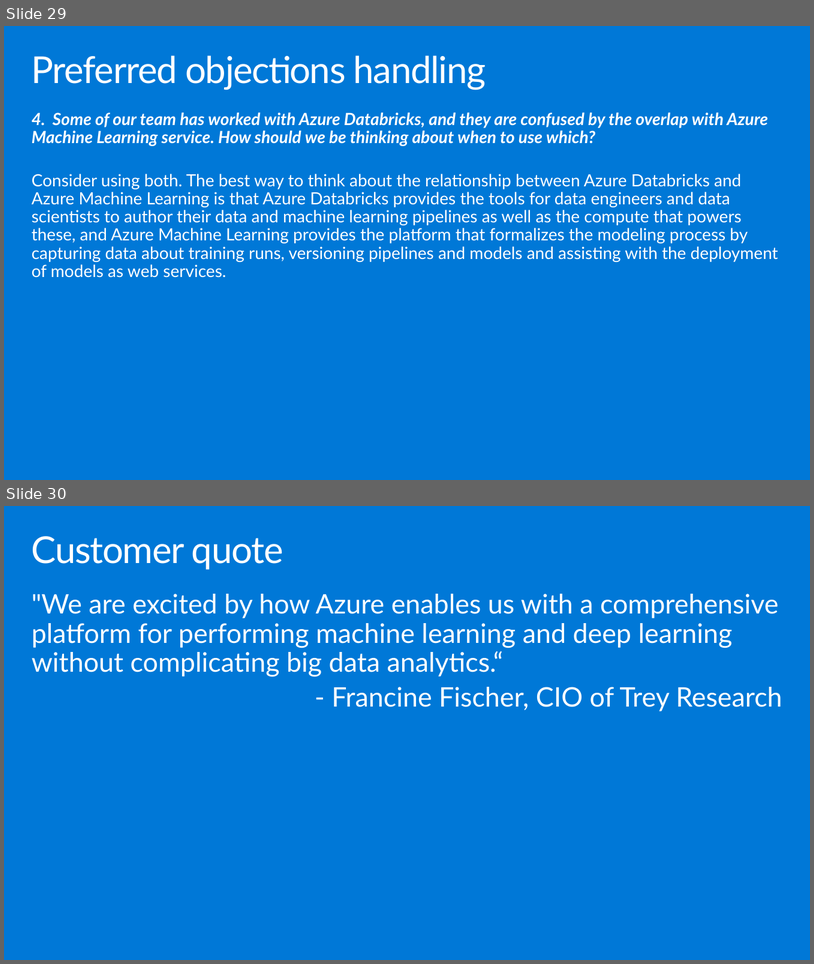
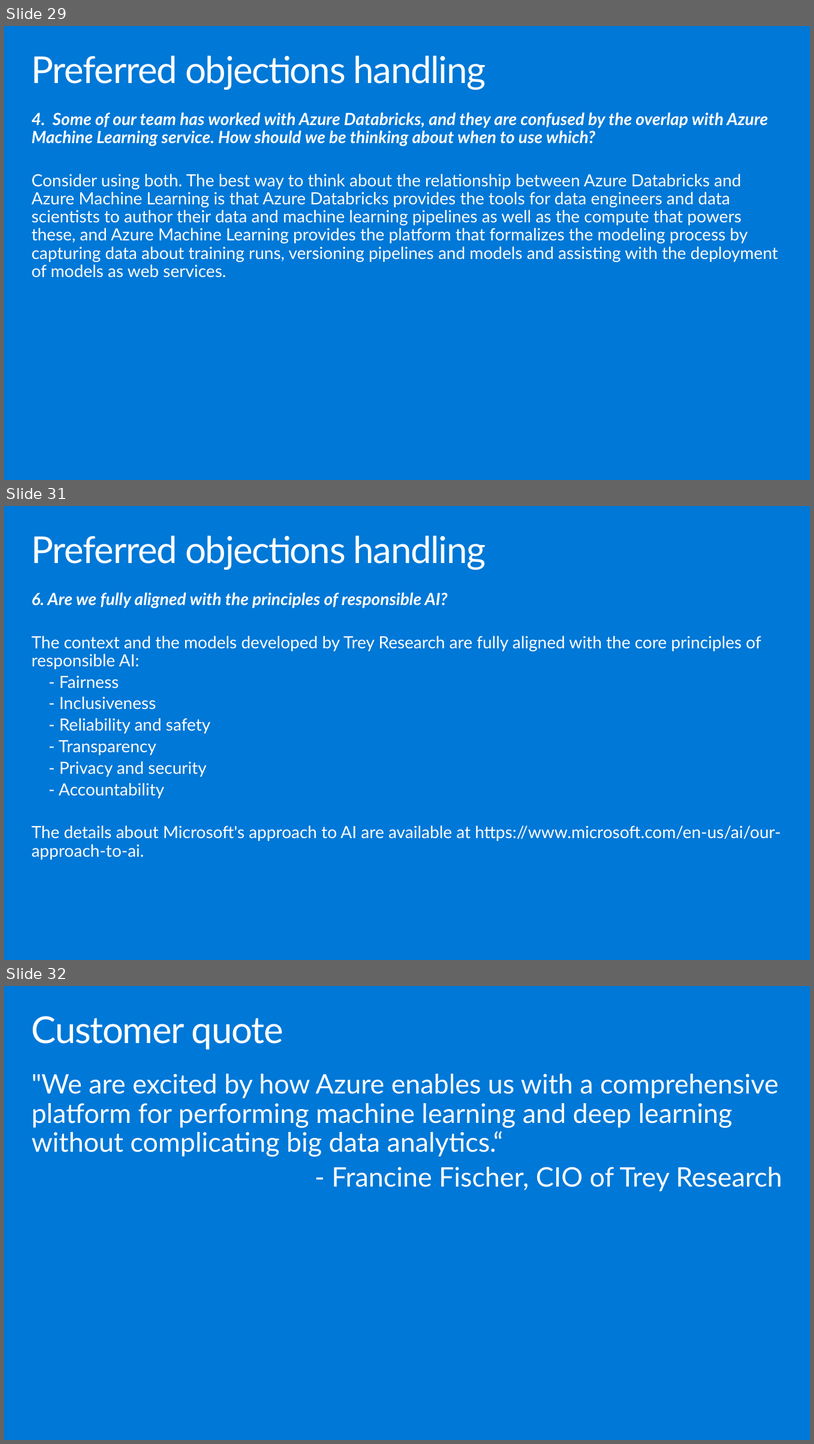
Before and after one commit to solliancenet/microsoft-partner-boot-camp, a slide deck: MCW-Machine-Learning/Whiteboard design session/WDS trainer presentation - Machine Learning.pptx. Shown one above the other, each under a label of ours: slides 29 and 30 before the commit, slides 29, 31 and 32 after it; the slides between them are not shown. The pictures are 814x964 and 814x1444 pixels, drawn with LibreOffice and Linux fonts; fonts in the diff are those of the drawing. Boxes give left, top, right and bottom in pixels: in the first picture for what was removed or moved away, otherwise in the second. Text is boxed around its words. In the diff, an @@ line names an element or a change of style, - is before the commit and + after.

```diff
--- a/MCW-Machine-Learning/Whiteboard design session/WDS trainer presentation - Machine Learning.pptx
+++ b/MCW-Machine-Learning/Whiteboard design session/WDS trainer presentation - Machine Learning.pptx
@@ slide 31 added at box(4, 506, 810, 960), background #0078D7 @@
@@ title added at box(32, 535, 486, 570), 44.1 pt, text #FFFFFF @@
+Preferred objections handling
@@ text added at box(32, 592, 781, 859), 20 pt, text #FFFFFF @@
+6. Are we fully aligned with the principles of responsible AI?
+The context and the models developed by Trey Research are fully aligned with the core principles of responsible AI:
+- Fairness
+- Inclusiveness
+- Reliability and safety
+- Transparency
+- Privacy and security
+- Accountability
+The details about Microsoft's approach to AI are available at https://www.microsoft.com/en-us/ai/our-approach-to-ai.
@@ what was slide 30 is now slide 32 @@
```
Also in this commit, not shown: 1 slide changed, 1 other slide added, 2 other files.
